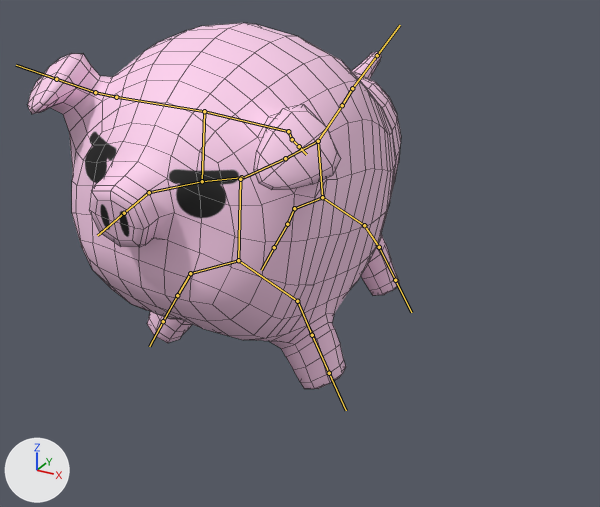
One commit to the FBX model Assets/Personal Labs/Michael Richardson/animations/piggy death _HORK_.fbx: the scene before it, then after it.
Before and after are seen from a 50 mm camera at (0.44, -0.73, 0.462) aimed at (0.058, -0.035, 0.114). Lighting does not change. The marker at lower left points along +X, +Y and +Z. Both versions are drawn at frame 25 of the action 'Armature|ArmatureAction.001'; the numbers are the values there. The bones that bend it are drawn over the model as lines. Mesh edges are drawn as thin lines.

The first picture shows 'pig'.
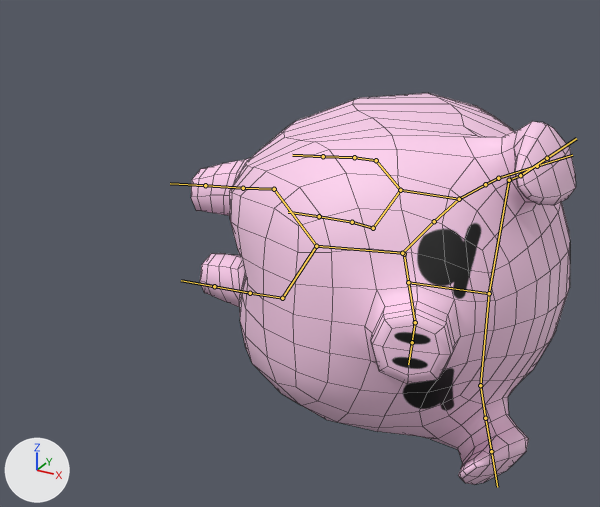
Pixel boxes (x1, y1, x2, y2) of what changed, in the pictures (600 x 507 px):
'pig', posed (7% taller)
    before: (27, 23, 401, 389)
    after: (191, 93, 576, 484)
bone 'Bone', root to tip
    before: (240, 179) to (285, 158)
    after: (402, 253) to (434, 221)
bone 'Bone.002', root to tip
    before: (318, 141) to (342, 105)
    after: (459, 199) to (485, 184)
bone 'Bone.004', root to tip
    before: (352, 88) to (377, 55)
    after: (498, 178) to (537, 166)
bone 'Bone.015', root to tip
    before: (322, 197) to (364, 225)
    after: (400, 190) to (373, 228)
bone 'Bone.023', root to tip
    before: (364, 225) to (379, 247)
    after: (373, 228) to (352, 222)
bone 'Bone.016', root to tip
    before: (322, 197) to (294, 208)
    after: (400, 190) to (376, 160)
bone 'Bone.027', root to tip
    before: (294, 208) to (287, 224)
    after: (376, 160) to (354, 157)
bone 'Bone.005', root to tip
    before: (241, 177) to (202, 181)
    after: (404, 254) to (408, 282)
bone 'Bone.006', root to tip
    before: (202, 181) to (149, 192)
    after: (408, 282) to (415, 322)
bone 'Bone.007', root to tip
    before: (149, 192) to (124, 213)
    after: (415, 322) to (412, 342)
bone 'Bone.008', root to tip
    before: (202, 181) to (204, 111)
    after: (408, 282) to (489, 293)
bone 'Bone.017', root to tip
    before: (288, 131) to (292, 139)
    after: (480, 385) to (485, 418)
bone 'Bone.012', root to tip
    before: (204, 111) to (116, 97)
    after: (489, 293) to (509, 180)
bone 'Bone.009', root to tip
    before: (240, 179) to (238, 260)
    after: (402, 253) to (316, 246)
bone 'Bone.013', root to tip
    before: (238, 260) to (190, 273)
    after: (316, 246) to (274, 189)
bone 'Bone.025', root to tip
    before: (190, 273) to (177, 295)
    after: (274, 189) to (243, 188)
bone 'Bone.014', root to tip
    before: (238, 260) to (297, 301)
    after: (316, 246) to (282, 298)
bone 'Bone.021', root to tip
    before: (297, 301) to (312, 335)
    after: (282, 298) to (250, 293)

What changed in the scene script:
```text
Change bone_bone:
    where bone_bone = bpy.data.objects['Armature'].pose.bones['Bone']
    bone_bone.location: (0.01, 0.0, -0.01) -> (1.97, 0.02, -0.5)
    bone_bone.rotation_quaternion: (1.0, 0.0, 0.0, 0.0) -> (0.736, 0.0, 0.677, 0.023)  # degrees (0, 0, 0) -> degrees (20, 85, 22)
Change bone_bone_002:
    where bone_bone_002 = bpy.data.objects['Armature'].pose.bones['Bone.002']  # child of 'Bone.001'
    bone_bone_002.rotation_quaternion: (0.984, 0.175, -0.013, -0.042) -> (1.0, 0.0, 0.0, 0.0)  # degrees (20, -1, -5) -> degrees (0, 0, 0)
Change bone_bone_004:
    where bone_bone_004 = bpy.data.objects['Armature'].pose.bones['Bone.004']  # child of 'Bone.003'
    bone_bone_004.rotation_quaternion: (0.986, -0.166, 0.0, 0.0) -> (1.0, 0.0, 0.0, 0.0)  # degrees (-19, 0, 0) -> degrees (0, 0, 0)
Change bone_bone_015:
    where bone_bone_015 = bpy.data.objects['Armature'].pose.bones['Bone.015']  # child of 'Bone.010'
    bone_bone_015.rotation_quaternion: (0.98, -0.051, 0.0, 0.195) -> (0.953, -0.077, 0.0, 0.294)  # degrees (-6, 1, 22) -> degrees (-8, 3, 34)
Change bone_bone_023:
    where bone_bone_023 = bpy.data.objects['Armature'].pose.bones['Bone.023']  # child of 'Bone.015'
    bone_bone_023.rotation_quaternion: (0.896, -0.009, -0.123, -0.427) -> (0.957, -0.006, -0.08, -0.278)  # degrees (5, -13, -52) -> degrees (2, -9, -33)
Change bone_bone_016:
    where bone_bone_016 = bpy.data.objects['Armature'].pose.bones['Bone.016']  # child of 'Bone.010'
    bone_bone_016.rotation_quaternion: (0.977, -0.049, 0.0, -0.209) -> (0.946, -0.075, 0.0, -0.317)  # degrees (-6, -1, -24) -> degrees (-8, -3, -37)
Change bone_bone_027:
    where bone_bone_027 = bpy.data.objects['Armature'].pose.bones['Bone.027']  # child of 'Bone.016'
    bone_bone_027.rotation_quaternion: (0.89, -0.011, 0.124, 0.439) -> (0.952, -0.008, 0.083, 0.295)  # degrees (5, 13, 53) -> degrees (2, 9, 35)
Change bone_bone_005:
    where bone_bone_005 = bpy.data.objects['Armature'].pose.bones['Bone.005']
    bone_bone_005.location: (-0.02, 0.0, 0.0) -> (-1.98, -0.07, -0.5)
    bone_bone_005.rotation_quaternion: (0.997, 0.045, -0.058, -0.006) -> (0.689, 0.122, -0.69, 0.185)  # degrees (5, -7, -1) -> degrees (-78, -85, 103)
Change bone_bone_006:
    where bone_bone_006 = bpy.data.objects['Armature'].pose.bones['Bone.006']  # child of 'Bone.005'
    bone_bone_006.rotation_quaternion: (0.999, -0.038, 0.0, 0.004) -> (1.0, 0.0, 0.0, 0.0)  # degrees (-4, 0, 1) -> degrees (0, 0, 0)
Change bone_bone_007:
    where bone_bone_007 = bpy.data.objects['Armature'].pose.bones['Bone.007']  # child of 'Bone.006'
    bone_bone_007.rotation_quaternion: (0.991, -0.133, -0.003, 0.015) -> (1.0, 0.0, 0.0, 0.0)  # degrees (-15, 0, 2) -> degrees (0, 0, 0)
Change bone_bone_008:
    where bone_bone_008 = bpy.data.objects['Armature'].pose.bones['Bone.008']  # child of 'Bone.005'
    bone_bone_008.rotation_quaternion: (0.999, -0.042, 0.005, 0.001) -> (1.0, 0.0, 0.0, 0.0)  # degrees (-5, 1, 0) -> degrees (0, 0, 0)
Change bone_bone_017:
    where bone_bone_017 = bpy.data.objects['Armature'].pose.bones['Bone.017']  # child of 'Bone.011'
    bone_bone_017.rotation_quaternion: (0.987, 0.009, 0.146, -0.06) -> (0.972, 0.038, 0.209, -0.102)  # degrees (0, 17, -7) -> degrees (2, 24, -12)
Change bone_bone_012:
    where bone_bone_012 = bpy.data.objects['Armature'].pose.bones['Bone.012']  # child of 'Bone.008'
    bone_bone_012.rotation_quaternion: (0.998, -0.021, 0.001, -0.061) -> (1.0, 0.0, 0.0, 0.0)  # degrees (-2, 0, -7) -> degrees (0, 0, 0)
Change bone_bone_009:
    where bone_bone_009 = bpy.data.objects['Armature'].pose.bones['Bone.009']
    bone_bone_009.location: (0.01, 0.01, 0.0) -> (1.97, 0.5, 0.05)
    bone_bone_009.rotation_quaternion: (1.0, 0.0, 0.0, 0.0) -> (0.736, 0.0, -0.07, 0.674)  # degrees (0, 0, 0) -> degrees (-5, -6, 85)
Change bone_bone_013:
    where bone_bone_013 = bpy.data.objects['Armature'].pose.bones['Bone.013']  # child of 'Bone.009'
    bone_bone_013.rotation_quaternion: (0.977, 0.001, 0.0, -0.214) -> (0.946, 0.002, 0.0, -0.325)  # degrees (0, 0, -25) -> degrees (0, 0, -38)
Change bone_bone_025:
    where bone_bone_025 = bpy.data.objects['Armature'].pose.bones['Bone.025']  # child of 'Bone.013'
    bone_bone_025.rotation_quaternion: (0.882, 0.015, -0.018, 0.471) -> (0.952, 0.01, -0.012, 0.307)  # degrees (1, -3, 56) -> degrees (1, -2, 36)
Change bone_bone_014:
    where bone_bone_014 = bpy.data.objects['Armature'].pose.bones['Bone.014']  # child of 'Bone.009'
    bone_bone_014.rotation_quaternion: (0.98, 0.001, 0.0, 0.201) -> (0.953, 0.002, 0.0, 0.304)  # degrees (0, 0, 23) -> degrees (0, 0, 35)
Change bone_bone_021:
    where bone_bone_021 = bpy.data.objects['Armature'].pose.bones['Bone.021']  # child of 'Bone.014'
    bone_bone_021.rotation_quaternion: (0.898, 0.032, 0.033, -0.438) -> (0.957, 0.022, 0.023, -0.288)  # degrees (2, 5, -52) -> degrees (2, 3, -33)
```
